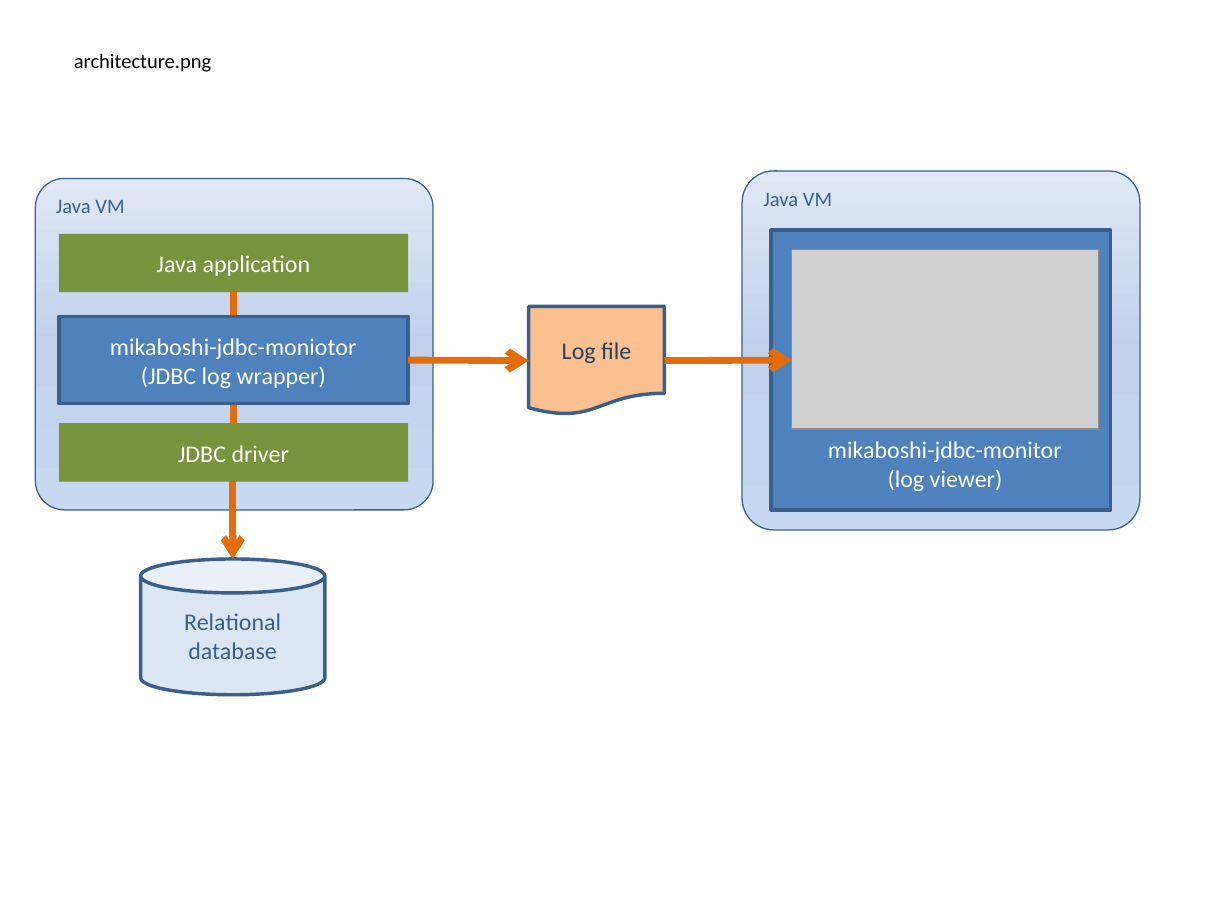
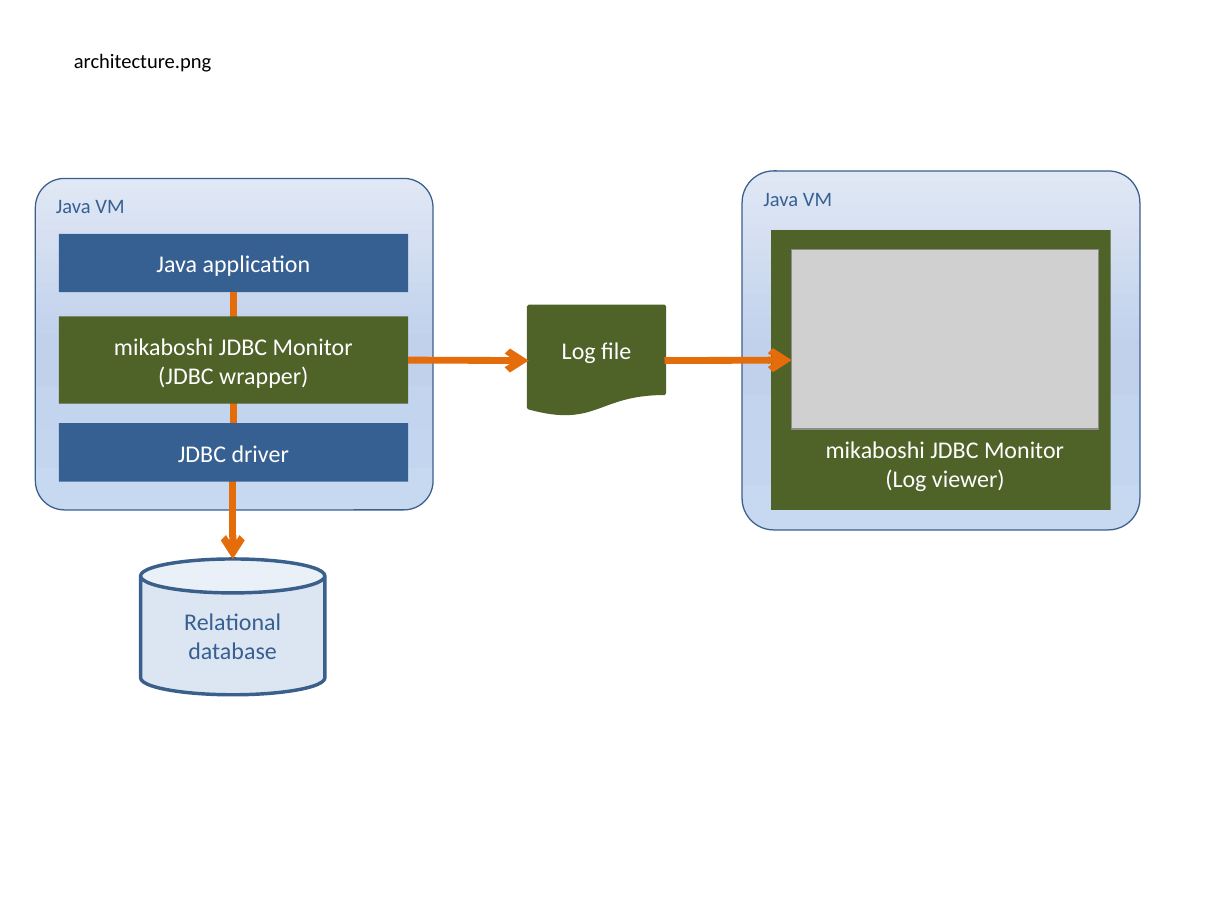
Before and after one commit to cwan/mikaboshi-jdbc-monitor, a slide deck: slide 1 of images/images.pptx. Drawn at 1232x924 pixels with LibreOffice and Linux fonts; fonts in the diff are those of the drawing; grey boxes stand for pictures. Boxes give left, top, right and bottom in pixels: in the first picture for what was removed or moved away, otherwise in the second. Text is boxed around its words. In the diff, an @@ line names an element or a change of style, - is before the commit and + after.

Commit message:
modify an architecture image.

```diff
--- a/images/images.pptx
+++ b/images/images.pptx
@@ rectangle "Java application" at [59,234,408,292]: fill #77933C to #376092 @@
@@ rectangle at [771,230,1111,510]: fill #4F81BD to #4F6228; outline #3A5F8C 2 pt to none @@
@@ rectangle "mikaboshi JDBC Monitor" at [59,317,408,404]: fill #4F81BD to #4F6228; outline #3A5F8C 2 pt to none @@
@@ flow chart document "Log file" at [529,307,664,415]: text colour #254061 to #FFFFFF; fill #FAC090 to #4F6228; outline #3A5F8C 2 pt to #4F6228 2 pt @@
@@ text in rectangle at [114,338,353,388]: text changed @@
-mikaboshi-jdbc-moniotor
-(JDBC log wrapper)
+mikaboshi JDBC Monitor
+(JDBC wrapper)
@@ rectangle "JDBC driver" at [59,424,408,482]: fill #77933C to #376092 @@
@@ text at [826,441,1064,491]: text changed @@
-mikaboshi-jdbc-monitor
-(log viewer)
+mikaboshi JDBC Monitor
+(Log viewer)
```
Also in this commit, not shown: 1 other file.
